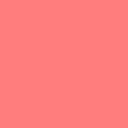
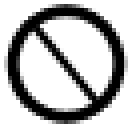
Layers edited between the first and the second 128×128 image:
added group "Empty" with 2 layers above "Group 1" over [16, 16, 116, 112]
added layer "Shape 20" in group "Empty" over [24, 16, 100, 108]
added layer "Shape 19" in group "Empty" over [16, 16, 116, 112]
hid "Layer 3" over [0, 0, 128, 128]
